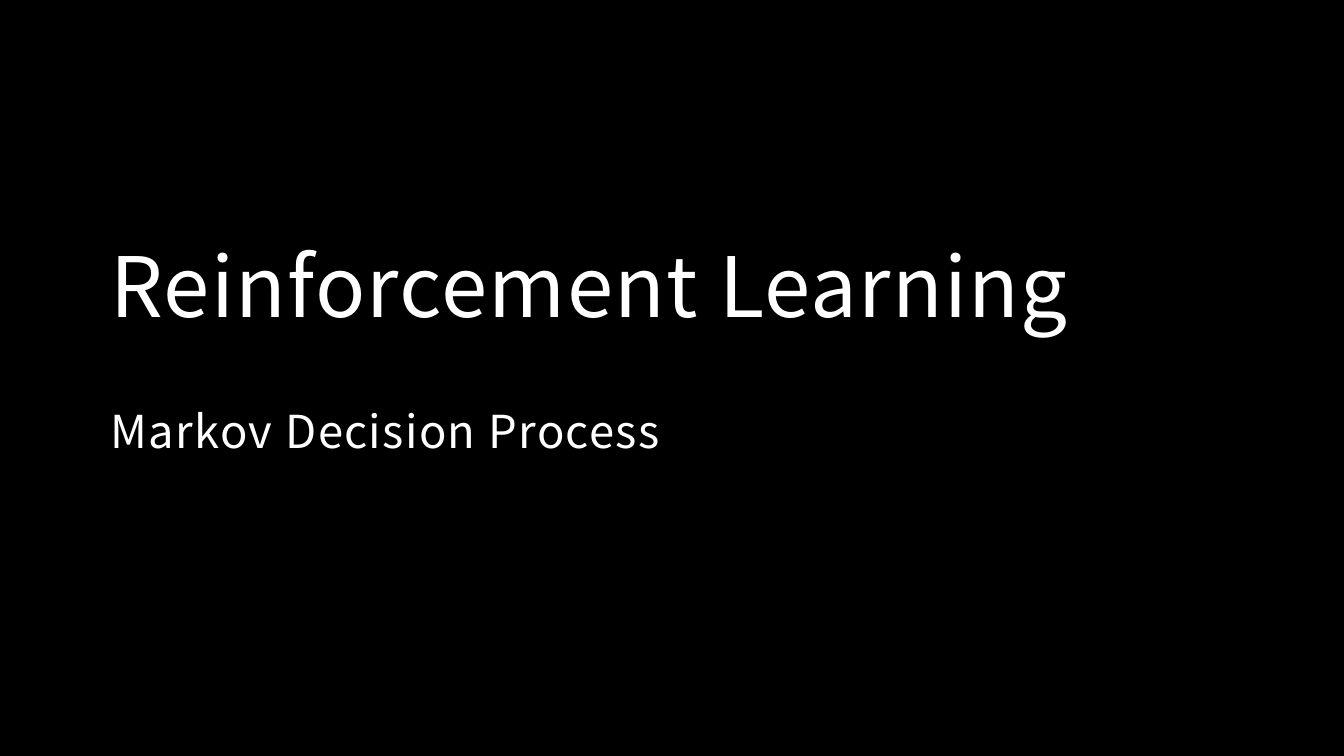
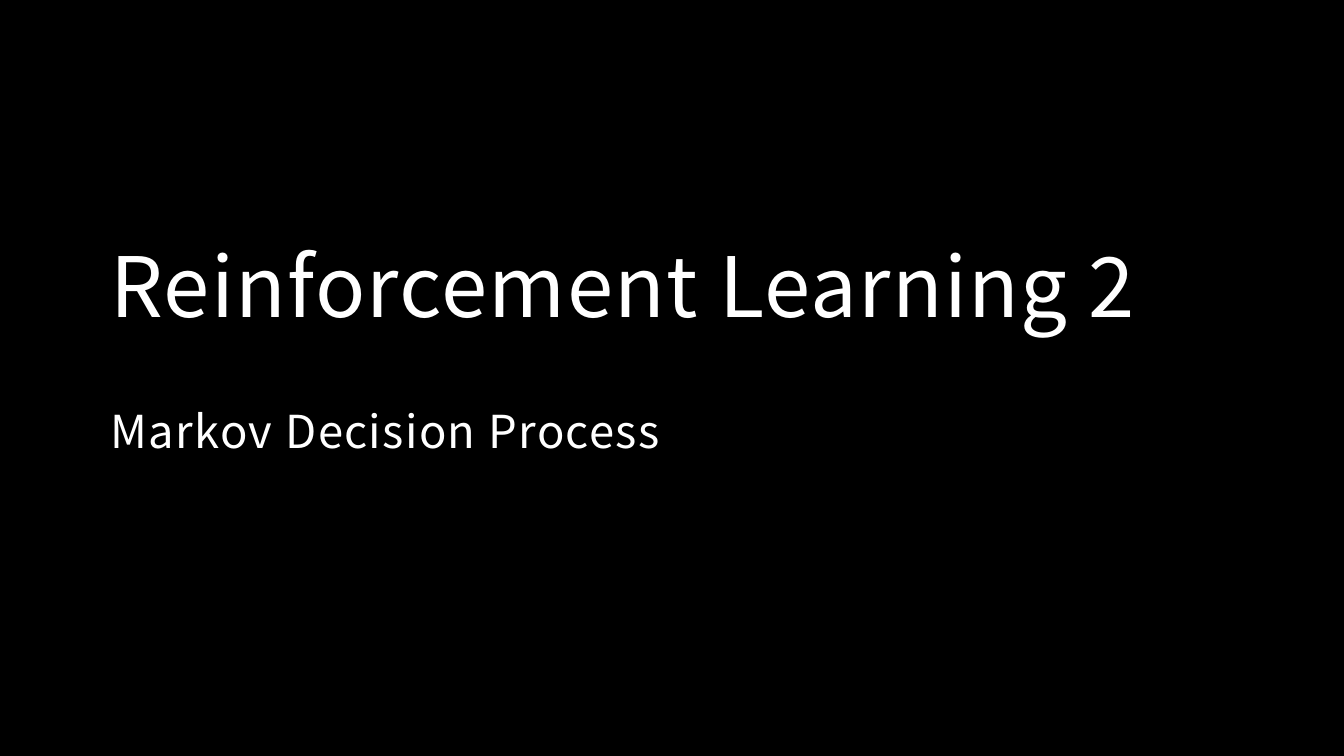
Before and after one commit to MacgyverLin/VintageComputer, a slide deck: slide 1 of Speech/Reinforcement Learning 2.pptx. Drawn at 1344x756 pixels with LibreOffice and Linux fonts; fonts in the diff are those of the drawing; background and template pictures are left out. Boxes give left, top, right and bottom in pixels: in the first picture for what was removed or moved away, otherwise in the second. Text is boxed around its words. In the diff, an @@ line names an element or a change of style, - is before the commit and + after.

```diff
--- a/Speech/Reinforcement Learning 2.pptx
+++ b/Speech/Reinforcement Learning 2.pptx
@@ title at bbox=[111, 249, 1135, 449]: text changed @@
-Reinforcement Learning
-Markov Decision Process
+Reinforcement Learning 2
+Markov Decision Process
```
Also in this commit, not shown: 13 other slides changed, 7 slides added.
